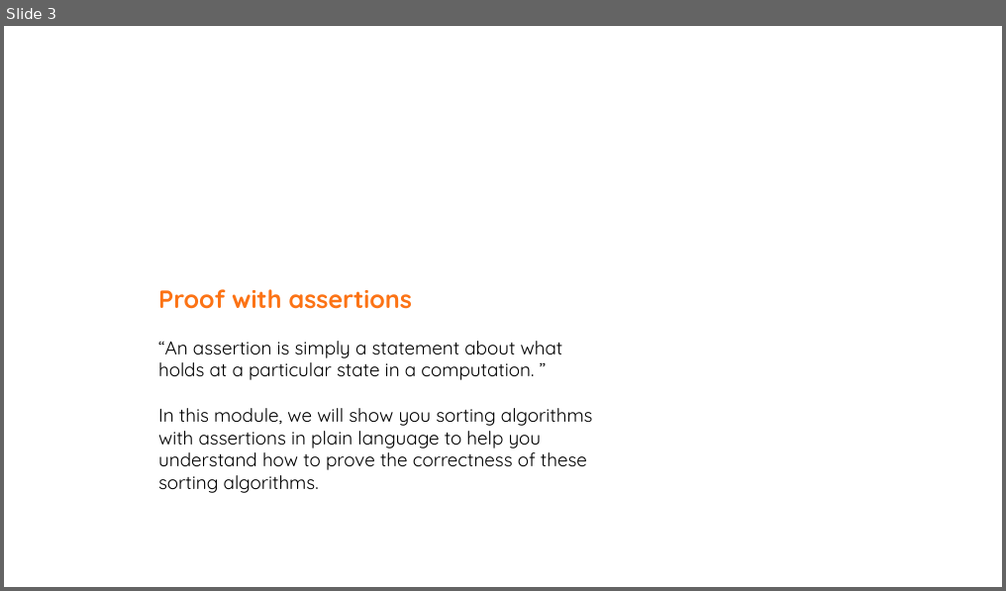
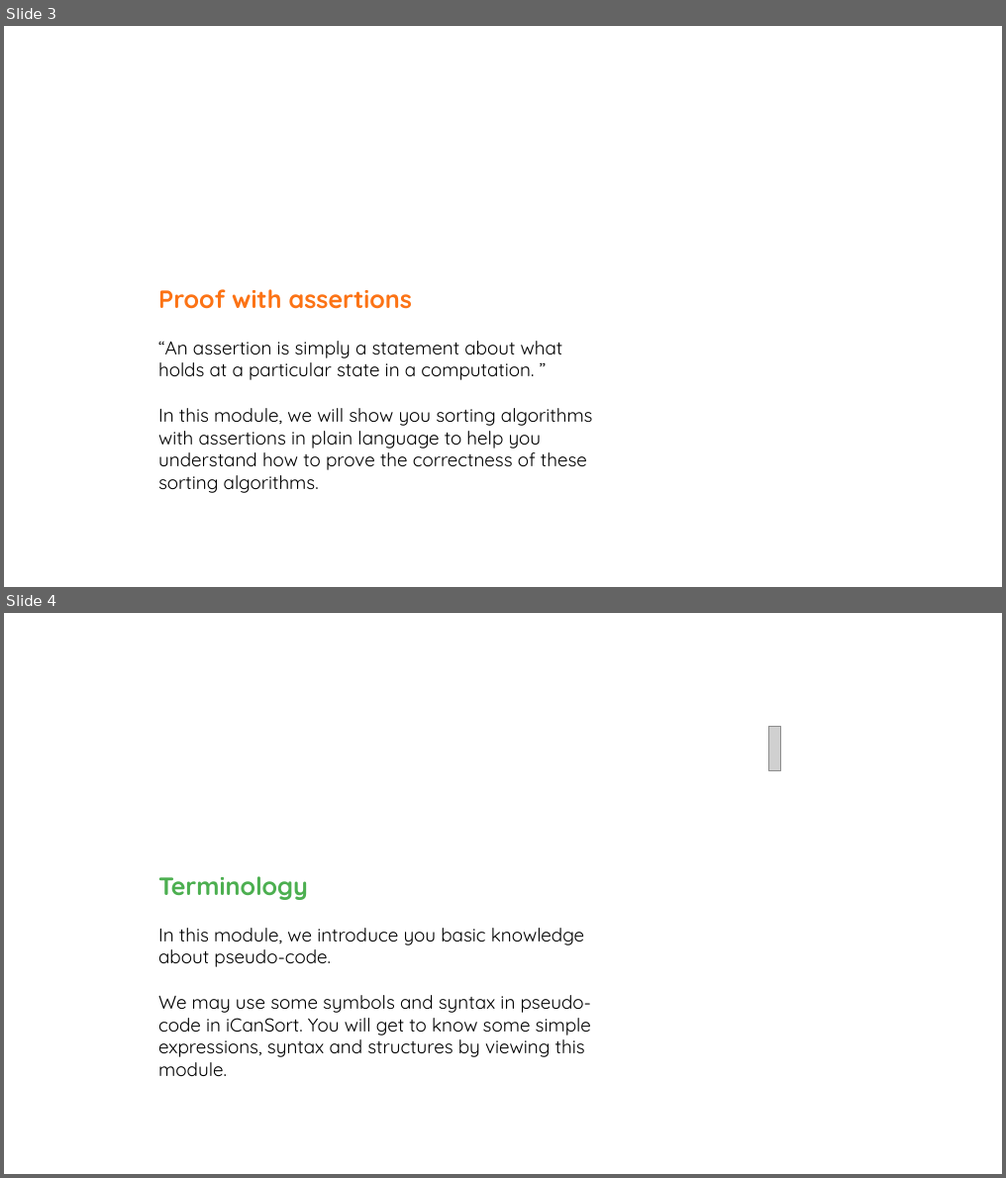
Before and after one commit to team10nb/PublicFiles, a slide deck: Design/proofPic.pptx. Shown one above the other, each under a label of ours: slide 3 before the commit, slides 3 and 4 after it. The pictures are 1006x591 and 1006x1178 pixels, drawn with LibreOffice and Linux fonts; fonts in the diff are those of the drawing; grey boxes stand for pictures. Boxes give left, top, right and bottom in pixels: in the first picture for what was removed or moved away, otherwise in the second. Text is boxed around its words. In the diff, an @@ line names an element or a change of style, - is before the commit and + after.

```diff
--- a/Design/proofPic.pptx
+++ b/Design/proofPic.pptx
@@ slide 4 added at bbox=[4, 613, 1002, 1174], background #FFFFFF @@
@@ picture added at bbox=[769, 726, 780, 770] @@
@@ text added at bbox=[158, 876, 591, 1076], 18 pt, text #000000 @@
+Terminology
+In this module, we introduce you basic knowledge about pseudo-code.
+We may use some symbols and syntax in pseudo-code in iCanSort. You will get to know some simple expressions, syntax and structures by viewing this module.
```
Also in this commit, not shown: 1 other slide added, 9 other files.
